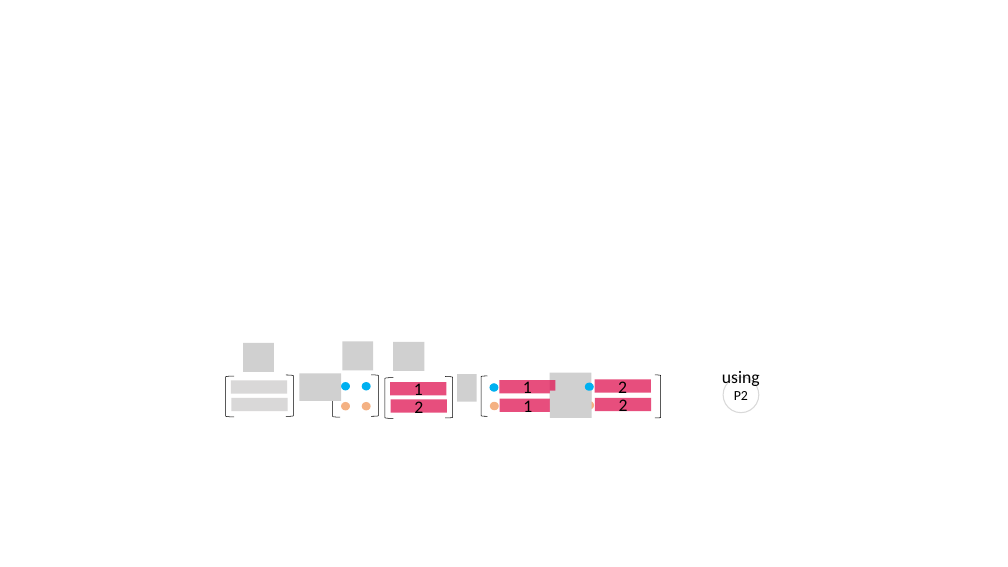
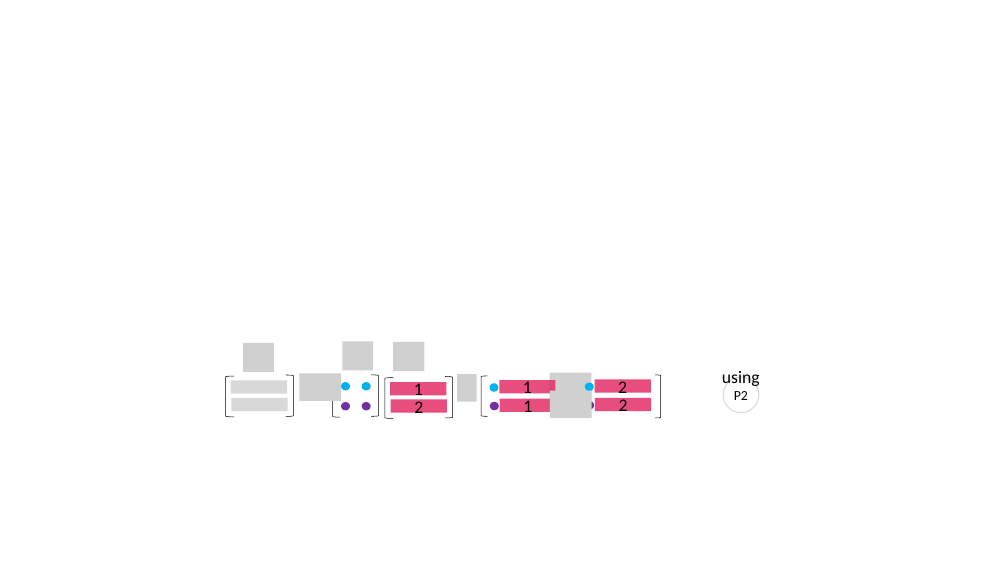
Before and after one commit to kenjihiranabe/The-Art-of-Linear-Algebra, a slide deck: slide 37 of Illustrations.pptx. Drawn at 1008x567 pixels with LibreOffice and Linux fonts; fonts in the diff are those of the drawing; grey boxes stand for pictures. Boxes give left, top, right and bottom in pixels: in the first picture for what was removed or moved away, otherwise in the second. Text is boxed around its words. In the diff, an @@ line names an element or a change of style, - is before the commit and + after.

```diff
--- a/Illustrations.pptx
+++ b/Illustrations.pptx
@@ fill #F4B183 to #7030A0 in 4 elements at [341, 402, 350, 411], [361, 402, 371, 411], [490, 402, 499, 410], [585, 402, 594, 410] @@
```
Also in this commit, not shown: 10 other slides changed, 54 other files.
